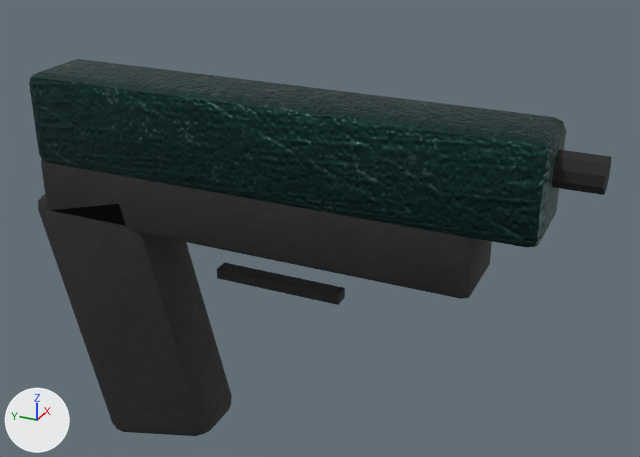
A saved change to the Blender file source/blender/props/pistol.blend.
Rendered twice from a camera (50 mm lens) standing at (-0.26, -0.133, 0.21) and looking at (0.011, -0.011, 0.075). Arrows for +X, +Y and +Z are at lower left; the lights stay in place. The picture after the commit comes second.

The first picture shows 'pistol'.
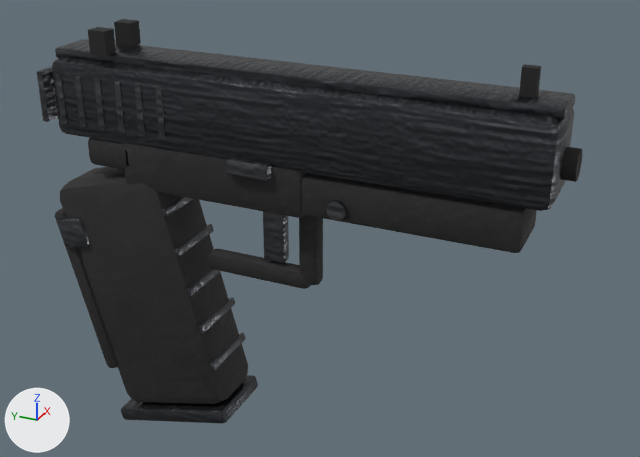
What differs and where, as boxes [x1, y1, x2, y2] in the pictures (640 x 457 px; the box of a moved part takes in the faces that stretch with it):
'pistol', reshaped, moved (6% narrower, 7% taller)
    before: [29, 59, 611, 436]
    after: [37, 19, 583, 424]
part 1 of me_pistol, moved or reshaped
    before: [29, 59, 566, 248]
    after: [52, 57, 574, 211]
part 2 of me_pistol, added (black)
    after: [560, 147, 583, 182]
part 3 of me_pistol, added (black)
    after: [519, 64, 541, 98]
part 4 of me_pistol, added (black)
    after: [88, 27, 116, 56]
part 5 of me_pistol, added (black)
    after: [114, 19, 141, 46]
part 6 of me_pistol, moved or reshaped
    before: [41, 160, 492, 299]
    after: [301, 173, 537, 253]
part 7 of me_pistol, added
    after: [122, 143, 305, 218]
part 8 of me_pistol, added
    after: [326, 200, 347, 221]
part 9 of me_pistol, moved or reshaped
    before: [38, 194, 232, 436]
    after: [299, 215, 323, 285]
part 10 of me_pistol, added
    after: [209, 249, 311, 289]
part 11 of me_pistol, added
    after: [263, 211, 289, 263]
part 12 of me_pistol, added
    after: [60, 167, 248, 404]
part 13 of me_pistol, added
    after: [121, 375, 258, 424]
part 14 of me_pistol, deleted (black)
    before: [552, 150, 611, 195]
part 15 of me_pistol, deleted
    before: [217, 262, 345, 305]
part 16 of me_pistol, added
    after: [37, 39, 575, 370]

Patch to the scene script:
```diff
--- a/source/blender/props/pistol.blend.py
+++ b/source/blender/props/pistol.blend.py
@@ mat_gunmetal @@
+mat_gunmetal = bpy.data.materials.new('gunmetal')
+# colours: grey #717377
+# uses the picture img_brushed_steel_albedo_png
+# uses the picture img_brushed_steel_metal_png
+# uses the picture img_brushed_steel_normal_png
+# uses the picture img_brushed_steel_rough_png
@@ mat_gunmetal_worn @@
+mat_gunmetal_worn = bpy.data.materials.new('gunmetal_worn')
+# colours: grey #8b8b8f
+# uses the picture img_brushed_steel_albedo_png
+# uses the picture img_brushed_steel_metal_png
+# uses the picture img_brushed_steel_normal_png
+# uses the picture img_brushed_steel_rough_png
@@ me_pistol @@
-me_pistol.from_pydata(...)  # 196 vertices, 180 faces; spans x -0.015..0.015, y -0.11..0.101, z -0.138..0.018
-me_pistol.materials.append(mat_teal_metal)
+me_pistol.from_pydata(...)  # 1536 vertices, 1434 faces; spans x -0.015..0.015, y -0.095..0.098, z -0.137..0.026
+# me_pistol part 1: the loose piece of 56 vertices spanning x -0.015..0.015, y -0.095..0.095, z -0.018..0.018 is scaled about its middle by (0.865, 0.96, 0.822), in mat_gunmetal
+# me_pistol part 2: a new loose piece, a 16-sided cylinder along y spanning x -0.005..0.005, y -0.0955..-0.0815, z -0.007..0.003, in mat_black_cavity (black #212121)
+# me_pistol part 3: a new loose piece, a box spanning x -0.0017..0.0017, y -0.081..-0.076, z 0.0167..0.0262, in mat_black_cavity (black #212121)
+# me_pistol part 4: a new loose piece, a box spanning x -0.0103..-0.0049, y 0.0665..0.0735, z 0.0172..0.0257, in mat_black_cavity (black #212121)
+# me_pistol part 5: a new loose piece, a box spanning x 0.0049..0.0103, y 0.0665..0.0735, z 0.0172..0.0257, in mat_black_cavity (black #212121)
+# me_pistol part 6: the loose piece of 56 vertices spanning x -0.014..0.014, y -0.075..0.095, z -0.04..-0.015 is scaled about its middle by (0.821, 0.503, 0.59), then moved by (0.0, -0.05, 0.005)
+# me_pistol part 7: the loose piece of 56 vertices spanning x -0.014..0.014, y -0.075..0.095, z -0.04..-0.015 is copied, and the copy is scaled about its middle by (0.902, 0.419, 0.774), then moved by (0.0, 0.017, 0.005); it spans x -0.012..0.012, y -0.009..0.063, z -0.031..-0.012
+# me_pistol part 8: a new loose piece, a 12-sided cylinder along x spanning x -0.013..0.013, y -0.0254..-0.0186, z -0.0284..-0.0216, in mat_gunmetal_worn
+# me_pistol part 9: the loose piece of 56 vertices spanning x -0.014..0.014, y 0.029..0.101, z -0.138..-0.022 is multiplied about its middle by the matrix ((0.205, 0.0, 0.0), (0.0, 0.131, -0.033), (0.0, 0.067, 0.26)), then moved by (0.0, -0.072, 0.034)
+# me_pistol part 10: the loose piece of 56 vertices spanning x -0.015..0.015, y -0.095..0.095, z -0.018..0.018 is copied, and the copy is scaled about its middle by (0.171, 0.214, 0.175), then moved by (0.0, 0.014, -0.06), in mat_rubber; it spans x -0.003..0.003, y -0.007..0.035, z -0.063..-0.056
+# me_pistol part 11: the loose piece of 56 vertices spanning x -0.014..0.014, y 0.029..0.101, z -0.138..-0.022 is copied, and the copy is turned 14.3 degrees about the x axis through its middle and scaled by 0.181, then moved by (0.0, -0.058, 0.035), in mat_gunmetal_worn; it spans x -0.002..0.002, y 0.003..0.011, z -0.054..-0.035
+# me_pistol part 12: the loose piece of 56 vertices spanning x -0.014..0.014, y 0.029..0.101, z -0.138..-0.022 is copied, and the copy is multiplied about its middle by the matrix ((0.955, 0.0, 0.0), (0.0, 0.993, -0.019), (0.0, -0.038, 0.891)), then moved by (0.0, -0.004, 0.003); it spans x -0.014..0.014, y 0.026..0.096, z -0.129..-0.025
+# me_pistol part 13: the loose piece of 56 vertices spanning x -0.014..0.014, y -0.075..0.095, z -0.04..-0.015 is copied, and the copy is multiplied about its middle by the matrix ((1.105, 0.0, 0.0), (0.0, 0.292, 0.052), (0.0, -0.078, 0.195)), then moved by (0.0, 0.04, -0.101), in mat_gunmetal; it spans x -0.014..0.014, y 0.024..0.075, z -0.137..-0.119
+# me_pistol part 14: the loose piece of 20 vertices spanning x -0.006..0.006, y -0.11..-0.09, z -0.001..0.011 is deleted
+# me_pistol part 15: the loose piece of 8 vertices spanning x -0.003..0.003, y -0.025..0.025, z -0.057..-0.053 is deleted
+# me_pistol part 16: 952 vertices added at x -0.015..0.015, y -0.091..0.098, z -0.114..0.017
+# other edits to the shape of me_pistol do not show in these pictures
 me_pistol.materials.append(mat_rubber)
 me_pistol.materials.append(mat_black_cavity)
+me_pistol.materials.append(mat_gunmetal)
+me_pistol.materials.append(mat_gunmetal_worn)
@@ ob_pistol @@
 ob_pistol = bpy.data.objects.new('pistol', me_pistol)
-ob_pistol.location = (0.0, 0.0, 0.11)
+ob_pistol.location = (0.0, -0.006, 0.119)
```
